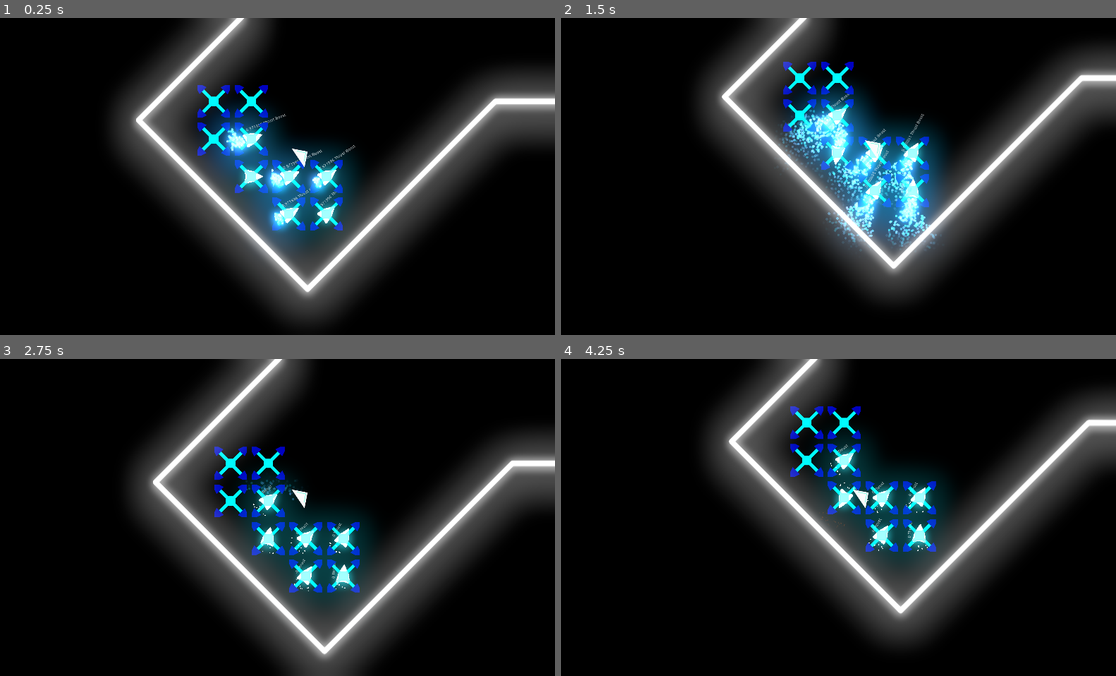
Above: before the commit, frames 1-4 (two rows, left to right).
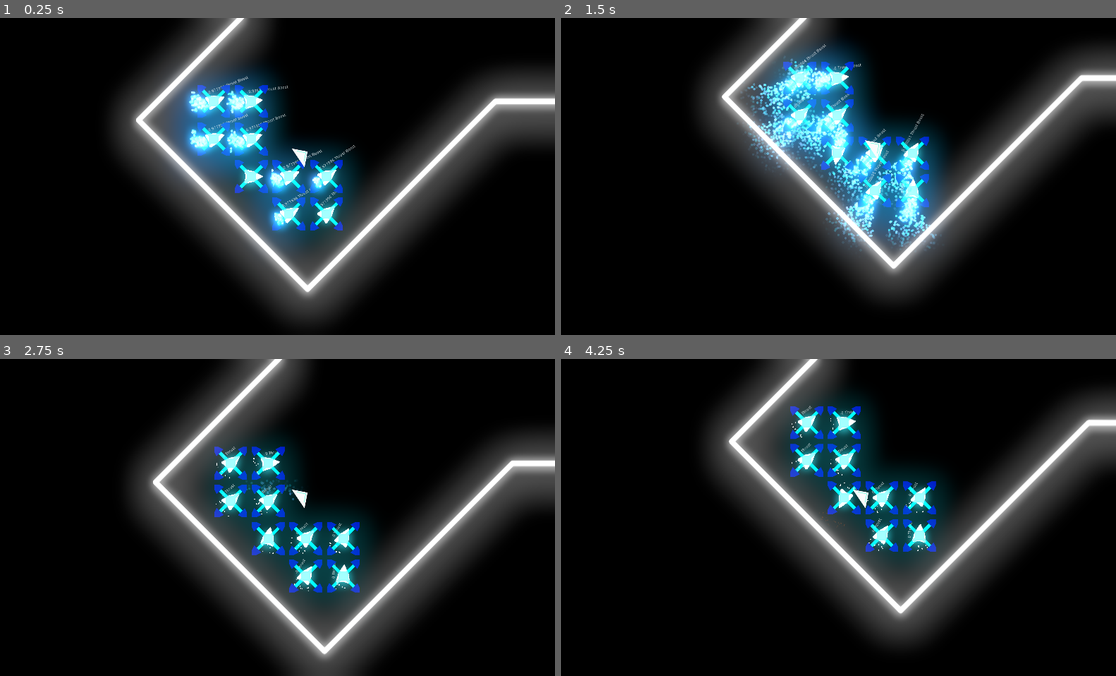
Above: after the commit, the same moments.

Repository: Insta-x/boost-racer
Game: Godot game, scene res://Src/Game.tscn
The game is run twice, just before and just after one commit, with the same random seed, the same clock (stepped at 60 frames per second) and the same inputs.
Inputs:
- Up to frame 1 (0.25 s): no input
- Up to frame 2 (1.5 s): hold D (turn_right) 0.53-1.28 s; hold Shift (boost) 0.53-1.28 s; hold Space (brake) from 1.28 s (still down); tap Shift (boost) at 1.35 s
- Up to frame 3 (2.75 s): release Space (brake) at 2.03 s; hold D (turn_right) from 2.03 s (still down); hold Shift (boost) from 2.03 s (still down)
- Up to frame 4 (4.25 s): release D (turn_right) at 2.78 s; release Shift (boost) at 2.78 s; hold W (thrust) 2.78-3.53 s; tap Shift (boost) at 2.85 s; hold A (turn_left) from 3.53 s (still down); hold Shift (boost) from 3.53 s (still down)

The runs differ from the first frame. In frame 1, 4.6% of the frame differs, in the area x 30-52%, y 15-51%; in frame 2, 4.9%, in the area x 32-56%, y 7-48%; in frame 3, 2.3%; in frame 4, 2.4%.

Commit message:
add 3 bots

Diff:
--- a/Src/GameWorld.tscn
+++ b/Src/GameWorld.tscn
@@ -448,6 +448,15 @@
 [node name="EnemyRacer5" parent="PathFinder" instance=ExtResource( 1 )]
 position = Vector2( -192, 9088 )
 
+[node name="EnemyRacer6" parent="PathFinder" instance=ExtResource( 1 )]
+position = Vector2( -320, 9088 )
+
+[node name="EnemyRacer7" parent="PathFinder" instance=ExtResource( 1 )]
+position = Vector2( -320, 8960 )
+
+[node name="EnemyRacer8" parent="PathFinder" instance=ExtResource( 1 )]
+position = Vector2( -192, 8960 )
+
 [node name="Lines" type="Node2D" parent="."]
 __meta__ = {
 "_edit_lock_": true
